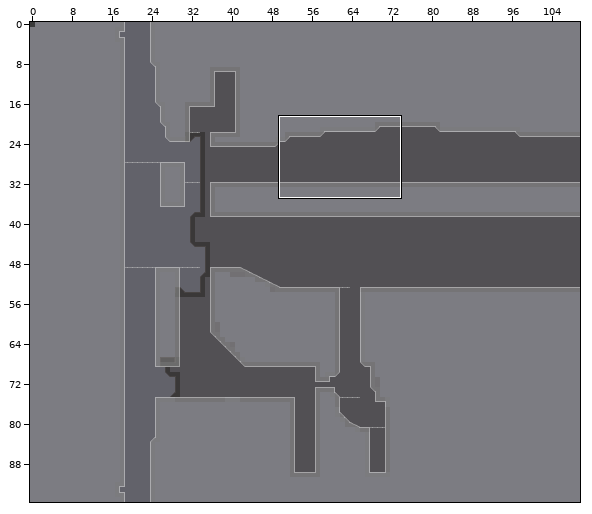
A Tiled map gets an edit: Symfora/Content/lev/c1m0a.tmx. Above, an overview of the earlier version with the close-up marked.
Close-up. First the earlier version:
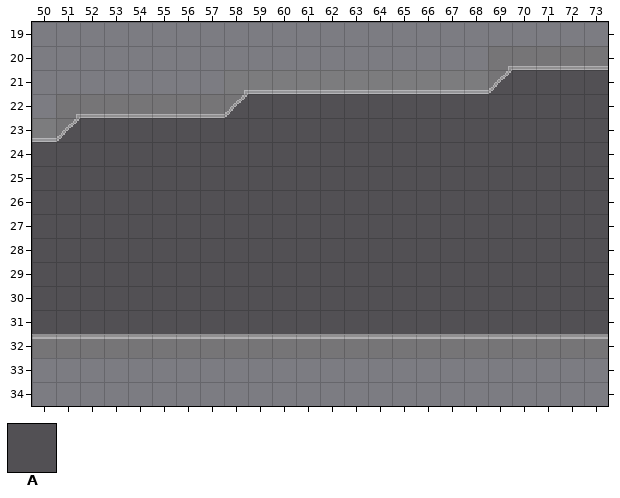
Cells are 16x16 px. Shown: x 50..73, y 19..34. The commit also changed other parts of the map, which this record leaves out.
Key: from "devSet": A 70.
_ is an empty cell.
Layers that did not change in this view are not listed.
Layer "background" before, first column x 50:
19 ________________________
20 ___________________AAAAA
21 ___________________AAAAA
22 _AAAAAAAAAAAAAAAAAAAAAAA
23 _AAAAAAAAAAAAAAAAAAAAAAA
24 AAAAAAAAAAAAAAAAAAAAAAAA
25 AAAAAAAAAAAAAAAAAAAAAAAA
26 AAAAAAAAAAAAAAAAAAAAAAAA
27 AAAAAAAAAAAAAAAAAAAAAAAA
28 AAAAAAAAAAAAAAAAAAAAAAAA
29 AAAAAAAAAAAAAAAAAAAAAAAA
30 AAAAAAAAAAAAAAAAAAAAAAAA
31 AAAAAAAAAAAAAAAAAAAAAAAA
32 AAAAAAAAAAAAAAAAAAAAAAAA
33 ________________________
34 ________________________
Once edited:
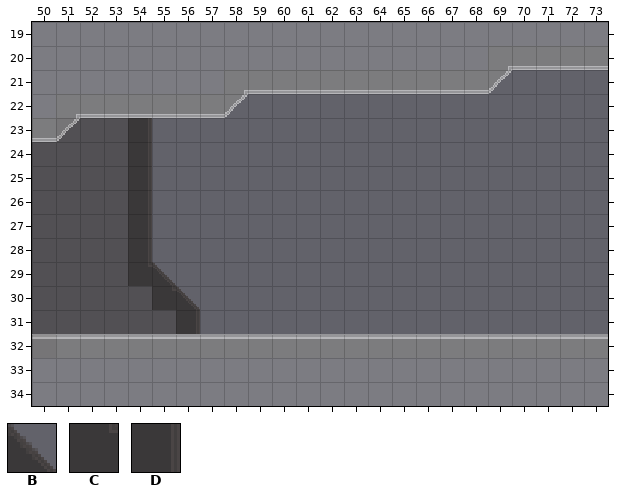
Further tiles: from "devSet": B 10, C 67, D 71.
See-through tiles are keyed as they look on the map.
From old to new:
Changed rows in their new state; . is an unchanged cell.
Layer "background":
first column x 54:
21 ..............._____
22 ....________________
23 D___________________
24 D___________________
25 D___________________
26 D___________________
27 D___________________
28 D___________________
29 CB__________________
30 .CB_________________
31 ..D_________________
Boxes around the changes in both close-ups, in picture pixels (x1, y1, x2, y2):
changed: (128, 70, 608, 334)
